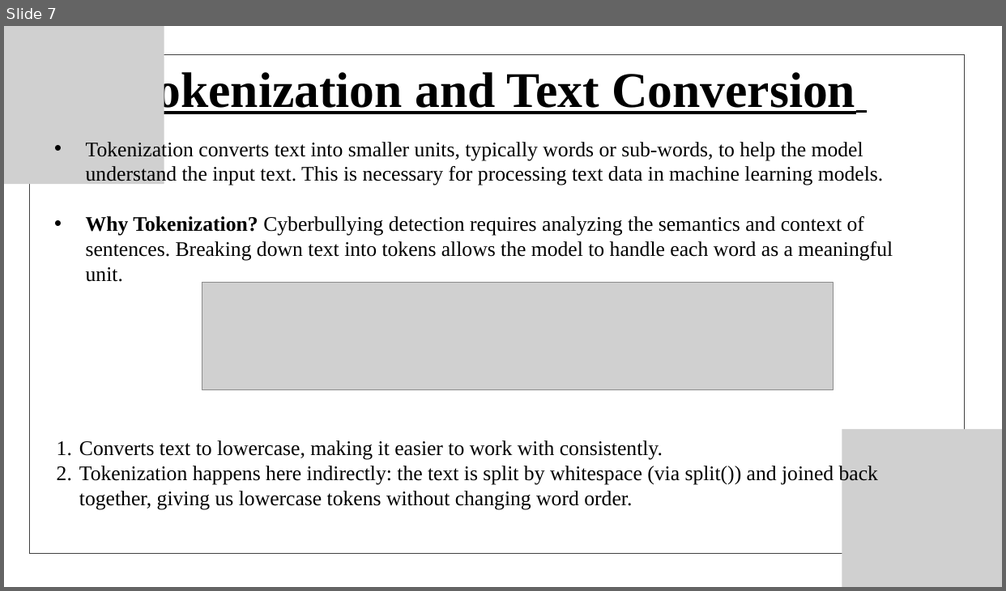
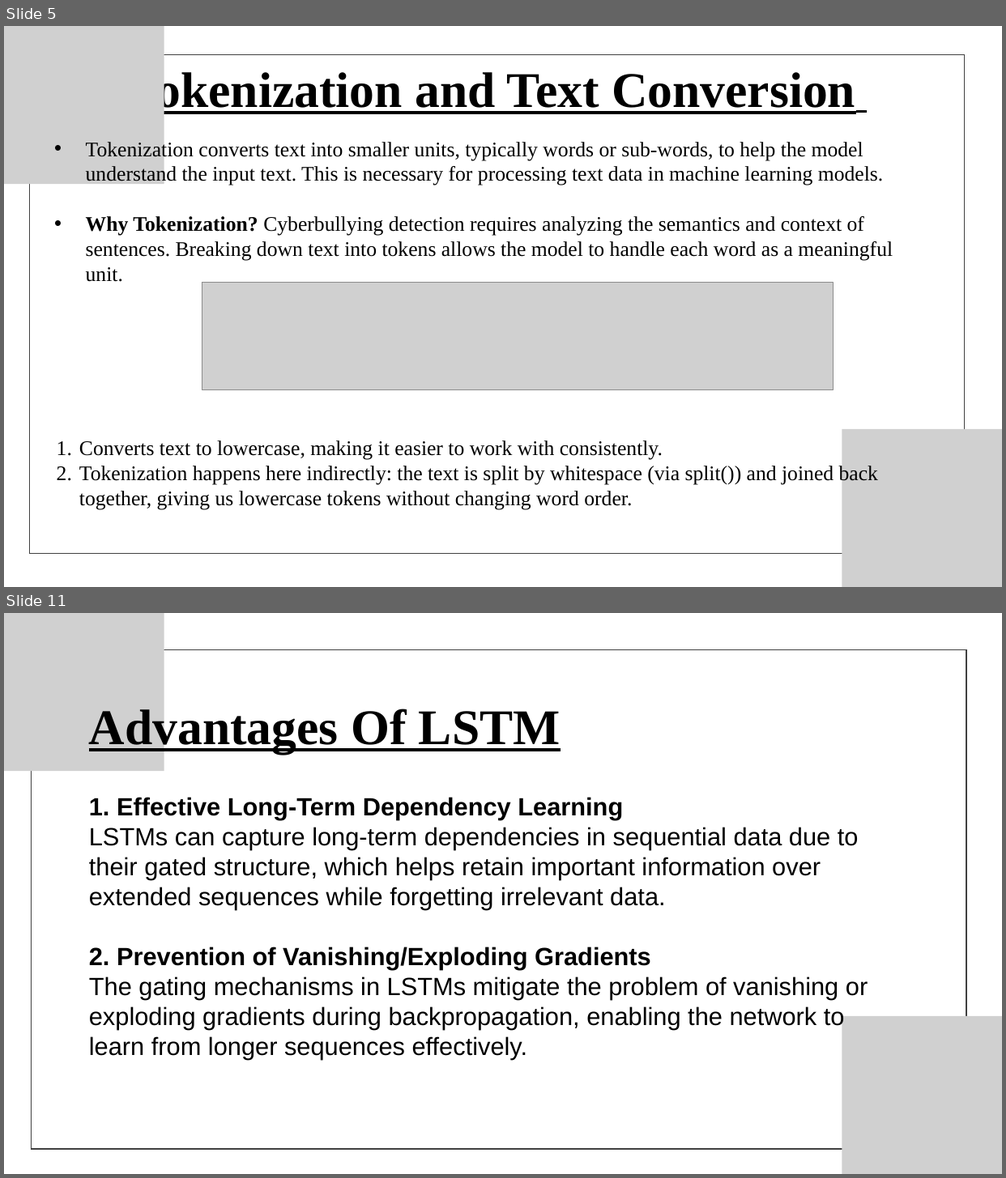
Before and after one commit to krishsai08/cyberbyllying-classification, a slide deck: RNN_LSTM_models/Documentation & ppt/PRESENTATION.pptx. Shown one above the other, each under a label of ours: slide 7 before the commit, slides 5 and 11 after it; the slides between them are not shown. The pictures are 1006x591 and 1006x1178 pixels, drawn with LibreOffice and Linux fonts; fonts in the diff are those of the drawing; grey boxes stand for pictures. Boxes give left, top, right and bottom in pixels: in the first picture for what was removed or moved away, otherwise in the second. Text is boxed around its words. In the diff, an @@ line names an element or a change of style, - is before the commit and + after.

```diff
--- a/RNN_LSTM_models/Documentation & ppt/PRESENTATION.pptx
+++ b/RNN_LSTM_models/Documentation & ppt/PRESENTATION.pptx
@@ slide 11 added at [4,613,1002,1174], background #FFFFFF @@
@@ picture added at [4,613,164,771] @@
@@ freeform shape added at [32,650,966,1149], outline #404040 1.5 pt @@
@@ text added at [89,705,867,1059], 36 pt, text #000000 @@
+Advantages Of LSTM
+1. Effective Long-Term Dependency Learning
+LSTMs can capture long-term dependencies in sequential data due to their gated structure, which helps retain important information over extended sequences while forgetting irrelevant data.
+2. Prevention of Vanishing/Exploding Gradients
+The gating mechanisms in LSTMs mitigate the problem of vanishing or exploding gradients during backpropagation, enabling the network to learn from longer sequences effectively.
@@ picture added at [842,1016,1002,1174] @@
@@ what was slide 7 is now slide 5 @@
```
Also in this commit, not shown: 10 slides changed, 3 other slides added, 12 slides removed.
